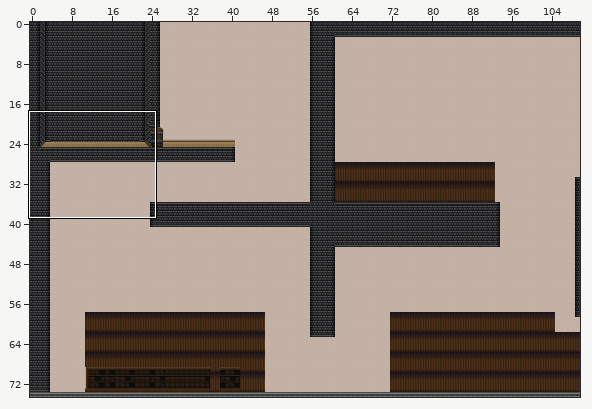
A Tiled map gets an edit: res/maps/level4.tmx. Above: a wide view before the commit, with the close-up outlined.
Close-up. Before the commit:
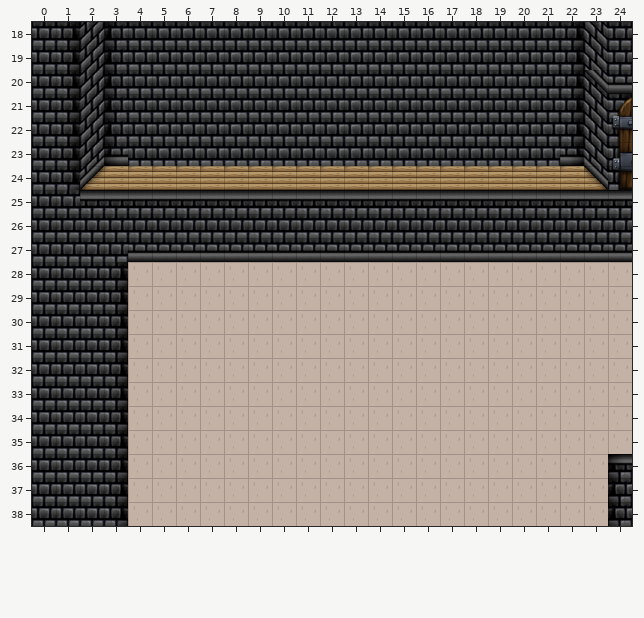
Cells are 64x64 px. Shown: x 0..24, y 18..38. The commit also changed other parts of the map, which this record leaves out.
Once edited:
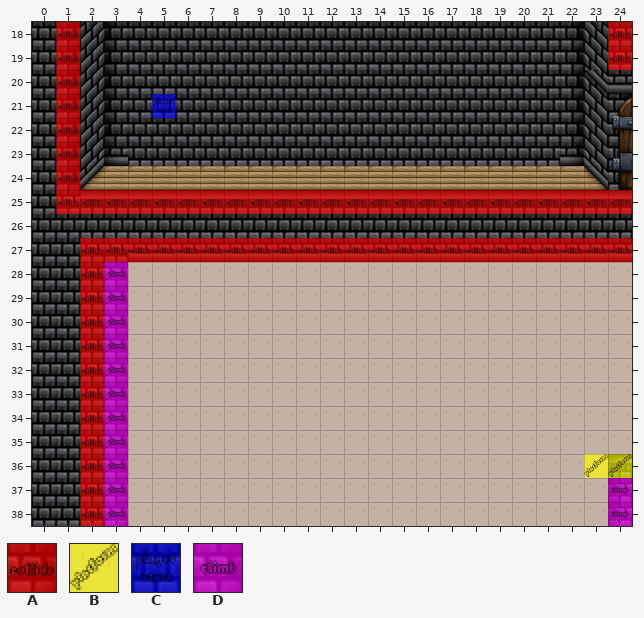
Key: from "Meta Tileset": A 3 "collision", B 4 "jump_through", C 6 "level_begin", D 7 "climb".
_ is an empty cell.
Tiles of an added or newly shown layer are drawn over the layers below it.
See-through tiles are keyed as they look on the map.
Change:
Layer "Collision" (now shown):
y 18..19: x 1 _ -> A; x 24 _ -> A
y 20: x 1 _ -> A
y 21: x 1 _ -> A; x 5 _ -> C
y 22..24: x 1 _ -> A
y 25: x 1..24 ________________________ -> AAAAAAAAAAAAAAAAAAAAAAAA
y 27: x 2..24 _______________________ -> AAAAAAAAAAAAAAAAAAAAAAA
y 28..35: x 2..3 __ -> AD
y 36: x 2..3 __ -> AD; x 23..24 __ -> BB
y 37..38: x 2..3 __ -> AD; x 24 _ -> D
Changed places in both close-ups, as pixel boxes (x1, y1, x2, y2):
added: (56, 22, 632, 214)
added: (80, 238, 632, 526)
